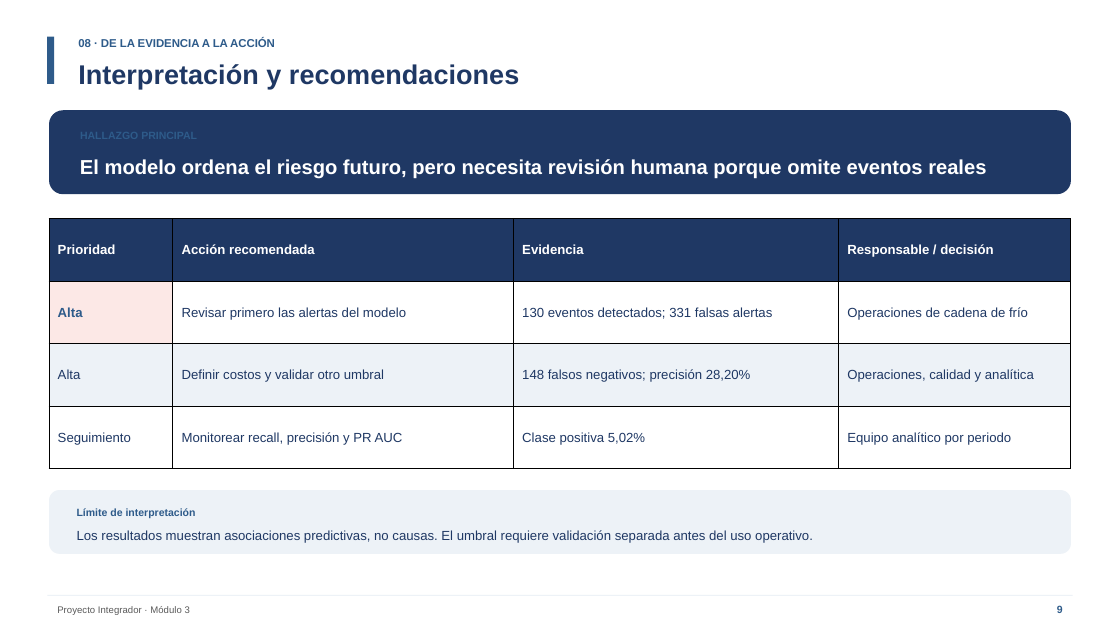
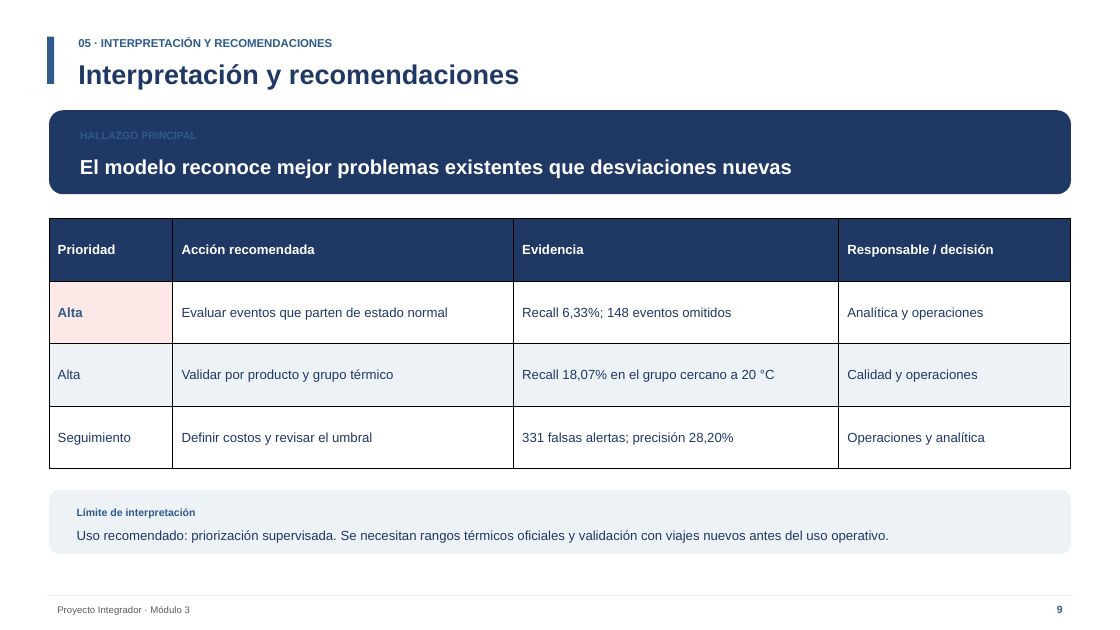
Before and after one commit to remrodri/practicasNotebookColab, a slide deck: slide 9 of proyecto-integradorV3/06-Documentacion/Presentacion_Final_AndinaLog_03B.pptx. Drawn at 1120x630 pixels with LibreOffice and Linux fonts; fonts in the diff are those of the drawing. Boxes give left, top, right and bottom in pixels: in the first picture for what was removed or moved away, otherwise in the second. Text is boxed around its words. In the diff, an @@ line names an element or a change of style, - is before the commit and + after.

```diff
--- a/proyecto-integradorV3/06-Documentacion/Presentacion_Final_AndinaLog_03B.pptx
+++ b/proyecto-integradorV3/06-Documentacion/Presentacion_Final_AndinaLog_03B.pptx
@@ text at bbox=[78, 38, 332, 47]: text changed @@
-08 · DE LA EVIDENCIA A LA ACCIÓN
+05 · INTERPRETACIÓN Y RECOMENDACIONES
@@ text at bbox=[80, 159, 791, 179]: text changed @@
-El modelo ordena el riesgo futuro, pero necesita revisión humana porque omite eventos reales
+El modelo reconoce mejor problemas existentes que desviaciones nuevas
@@ table at bbox=[49, 218, 1071, 469] @@
-row 2: Alta | Revisar primero las alertas del modelo | 130 eventos detectados; 331 falsas alertas | Operaciones de cadena de frío
+row 2: Alta | Evaluar eventos que parten de estado normal | Recall 6,33%; 148 eventos omitidos | Analítica y operaciones
-row 3: Alta | Definir costos y validar otro umbral | 148 falsos negativos; precisión 28,20% | Operaciones, calidad y analítica
+row 3: Alta | Validar por producto y grupo térmico | Recall 18,07% en el grupo cercano a 20 °C | Calidad y operaciones
-row 4: Seguimiento | Monitorear recall, precisión y PR AUC | Clase positiva 5,02% | Equipo analítico por periodo
+row 4: Seguimiento | Definir costos y revisar el umbral | 331 falsas alertas; precisión 28,20% | Operaciones y analítica
@@ text at bbox=[77, 530, 889, 543]: text changed @@
-Los resultados muestran asociaciones predictivas, no causas. El umbral requiere validación separada antes del uso operativo.
+Uso recomendado: priorización supervisada. Se necesitan rangos térmicos oficiales y validación con viajes nuevos antes del uso operativo.
```
Also in this commit, not shown: 8 other slides changed, 1 slide added, 1 slide removed, 3 other files.
